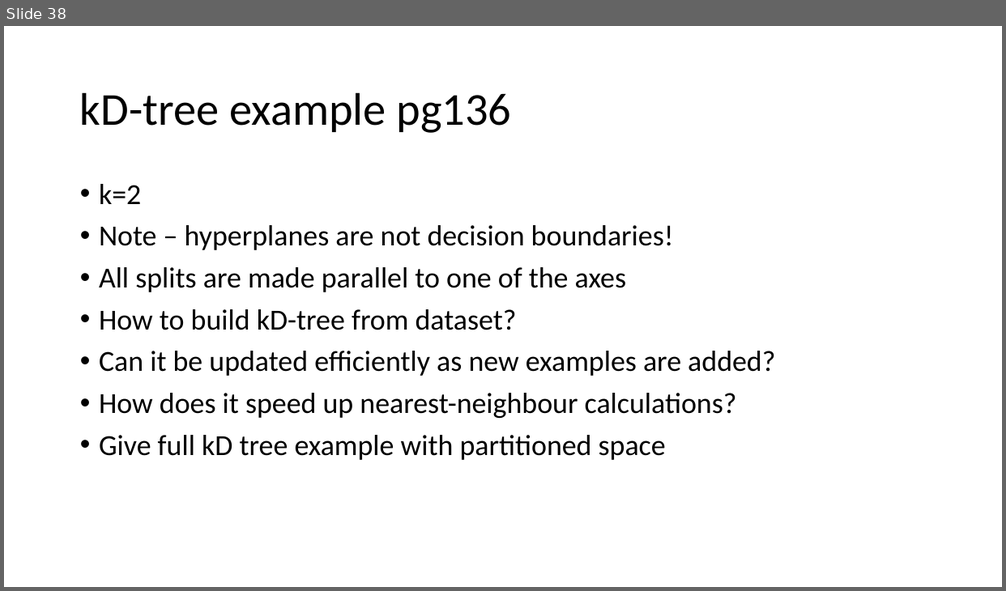
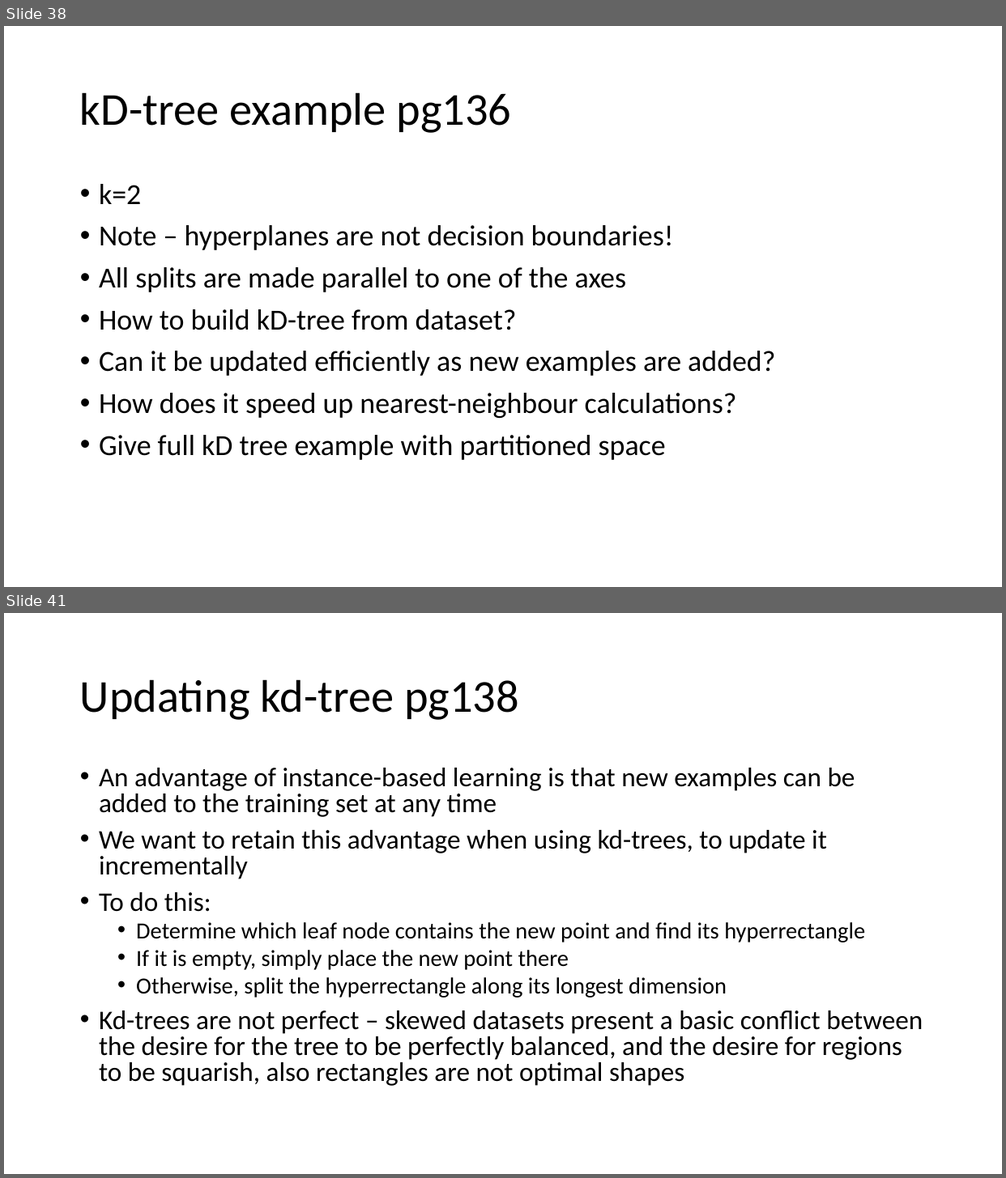
Before and after one commit to russellu/cs405, a slide deck: Lecture_Algorithms.pptx. Shown one above the other, each under a label of ours: slide 38 before the commit, slides 38 and 41 after it; the slides between them are not shown. The pictures are 1006x591 and 1006x1178 pixels, drawn with LibreOffice and Linux fonts; fonts in the diff are those of the drawing. Boxes give left, top, right and bottom in pixels: in the first picture for what was removed or moved away, otherwise in the second. Text is boxed around its words. In the diff, an @@ line names an element or a change of style, - is before the commit and + after.

```diff
--- a/Lecture_Algorithms.pptx
+++ b/Lecture_Algorithms.pptx
@@ slide 41 added at (4,613,1002,1174), background #FFFFFF @@
@@ title added at (80,679,519,720), 44 pt, text #000000 @@
+Updating kd-tree pg138
@@ text added at (99,768,923,1086), 25.9 pt, text #000000 @@
+• An advantage of instance-based learning is that new examples can be added to the training set at any time
+• We want to retain this advantage when using kd-trees, to update it incrementally
+• To do this:
+  • Determine which leaf node contains the new point and find its hyperrectangle
+  • If it is empty, simply place the new point there
+  • Otherwise, split the hyperrectangle along its longest dimension
+• Kd-trees are not perfect – skewed datasets present a basic conflict between the desire for the tree to be perfectly balanced, and the desire for regions to be squarish, also rectangles are not optimal shapes
```
Also in this commit, not shown: 2 slides changed, 16 other slides added.
